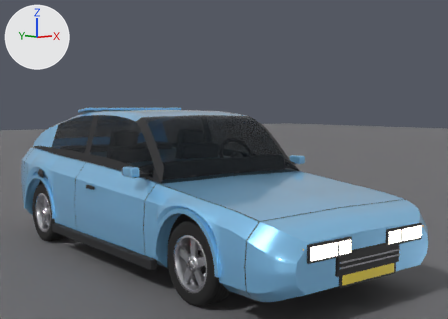
The Blender file assets/blender/civik.blend: old version first, new version second.
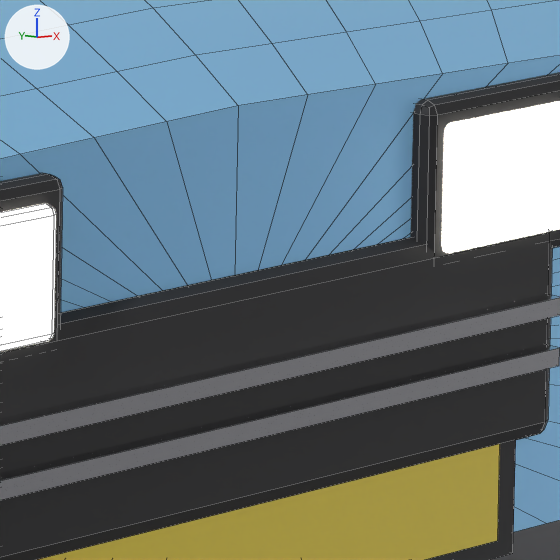
The first picture shows the older version from a camera (50 mm lens) standing at (-3.17, -4.59, 1.36) and looking at (0.26, -0.2, 0.88). The close-ups show the older and then the newer version on the part from 77% to 89% of the width and 69% to 86% of the height of that picture. Only the edits that show in the close-ups are written down. Arrows for +X, +Y and +Z are at upper left; the lights stay in place. The close-ups show mesh edges as thin lines.

The first close-up shows 'Ground', 'headlamp_L', 'headlamp_R', 'intake', 'intake_slat0', 'intake_slat1', 'lamp_bezel_L', 'lamp_bezel_R', 'nose', 'plate_frame_front', 'plate_front'.
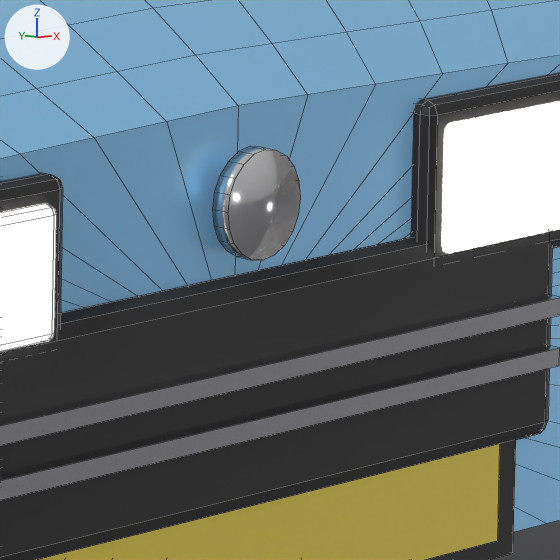
What differs and where, as boxes [x1, y1, x2, y2] in the close-ups (560 x 560 px):
'badge_front', added
    after: [213, 146, 300, 260]

The change, as a list of edits to the scene's bpy script:
```text
Add me_badge_front:
    me_badge_front.from_pydata(...)  # a 20-sided cylinder along y spanning x -0.035..0.035, y -0.006..0.006, z -0.035..0.035
    me_badge_front.polygons.foreach_set('use_smooth', [True] * 22)
    me_badge_front.materials.append(mat_chrome)  # white #e7e7ea
Add ob_badge_front:
    ob_badge_front = bpy.data.objects.new('badge_front', me_badge_front)
    ob_badge_front.parent = ob_civik
    ob_badge_front.location = (0.0, -2.066, 0.501)
```
